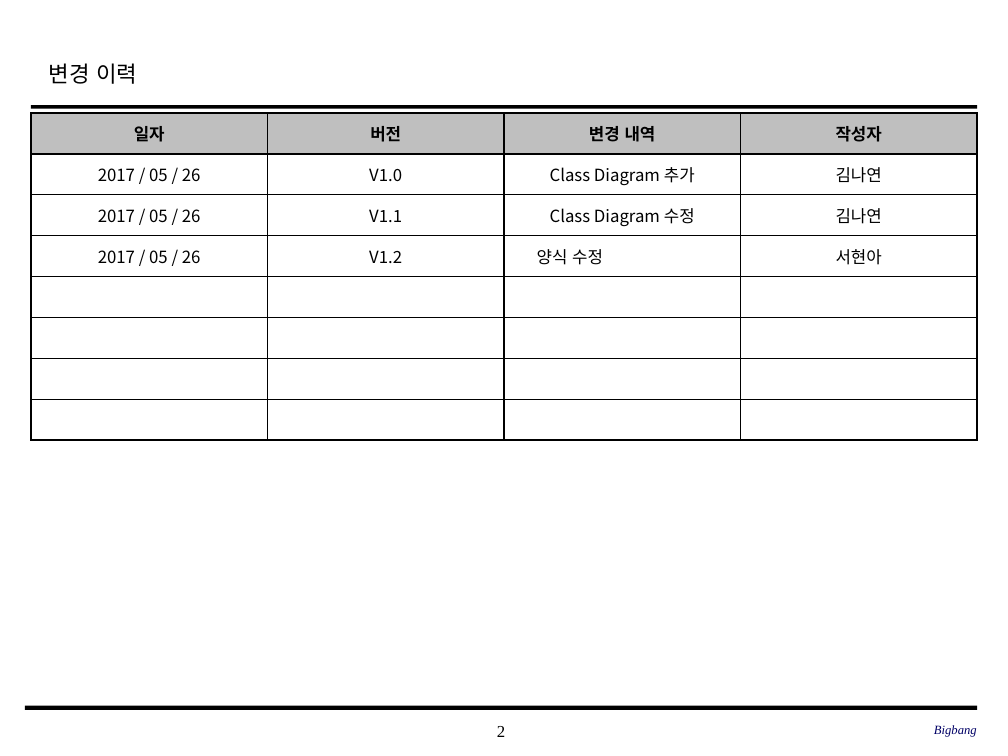
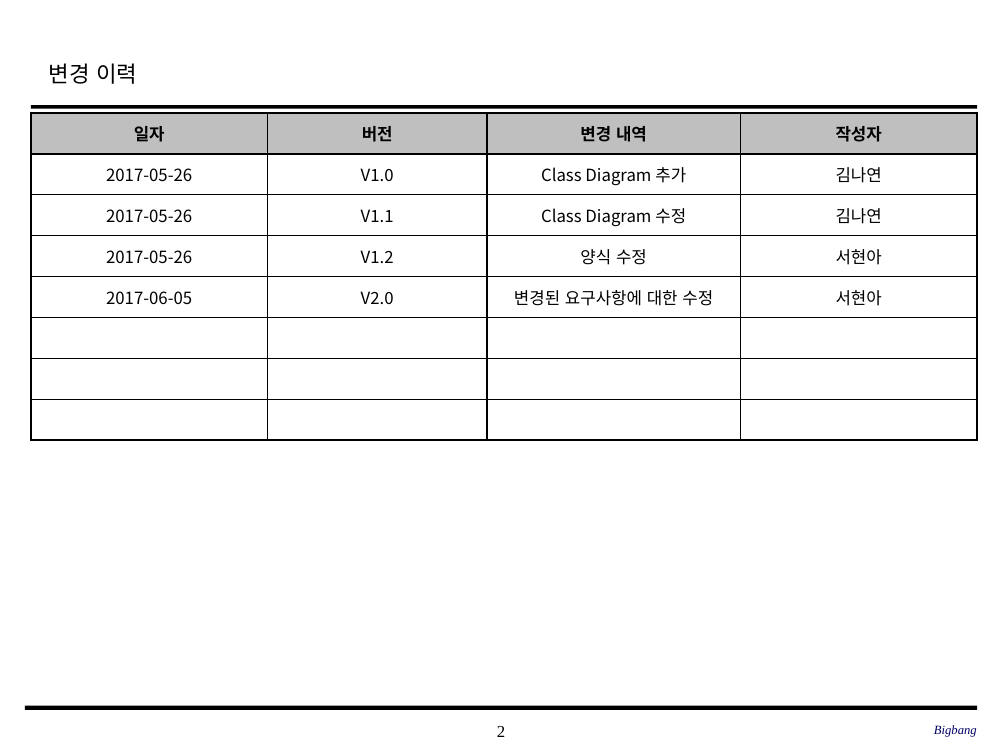
Before and after one commit to SE-admin/SE2017_1_bigbang, a slide deck: slide 2 of doc/3_ 설계서/Class Design.pptx. Drawn at 1008x756 pixels with LibreOffice and Linux fonts; fonts in the diff are those of the drawing; background and template pictures are left out. Boxes give left, top, right and bottom in pixels: in the first picture for what was removed or moved away, otherwise in the second. Text is boxed around its words. In the diff, an @@ line names an element or a change of style, - is before the commit and + after.

Commit message:
#938 요구사항 변경 요청으로 인한 수정 1. Class Design.pptx 수정 2. UI Design Template.pptx 수정

```diff
--- a/doc/3_ 설계서/Class Design.pptx
+++ b/doc/3_ 설계서/Class Design.pptx
@@ table at [31, 113, 978, 439] @@
-row 2: 2017 / 05 / 26 | V1.0 | Class Diagram 추가 | 김나연
-row 3: 2017 / 05 / 26 | V1.1 | Class Diagram 수정 | 김나연
-row 4: 2017 / 05 / 26 | V1.2 | 양식 수정 | 서현아
+row 2: 2017-05-26 | V1.0 | Class Diagram 추가 | 김나연
+row 3: 2017-05-26 | V1.1 | Class Diagram 수정 | 김나연
+row 4: 2017-05-26 | V1.2 | 양식 수정 | 서현아
+row 5: 2017-06-05 | V2.0 | 변경된 요구사항에 대한 수정 | 서현아
-row 8:  |  |  | 
@@ alignment left to centre @@
```
Also in this commit, not shown: 3 other slides changed, 1 other file.
